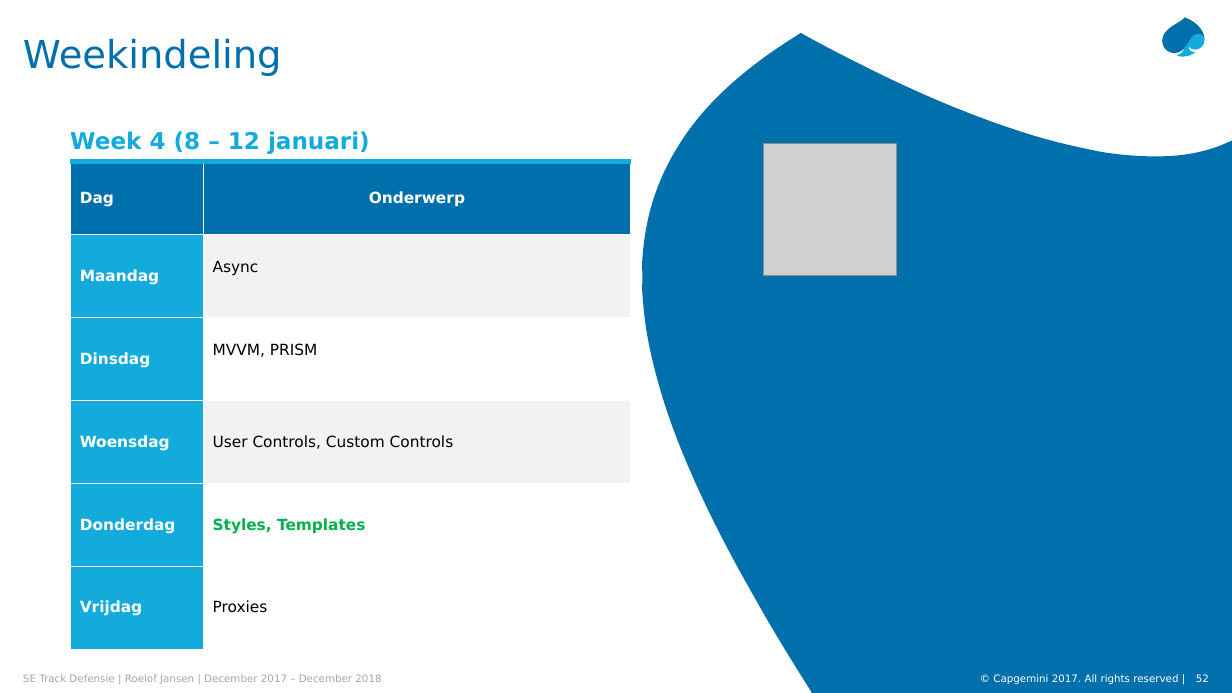
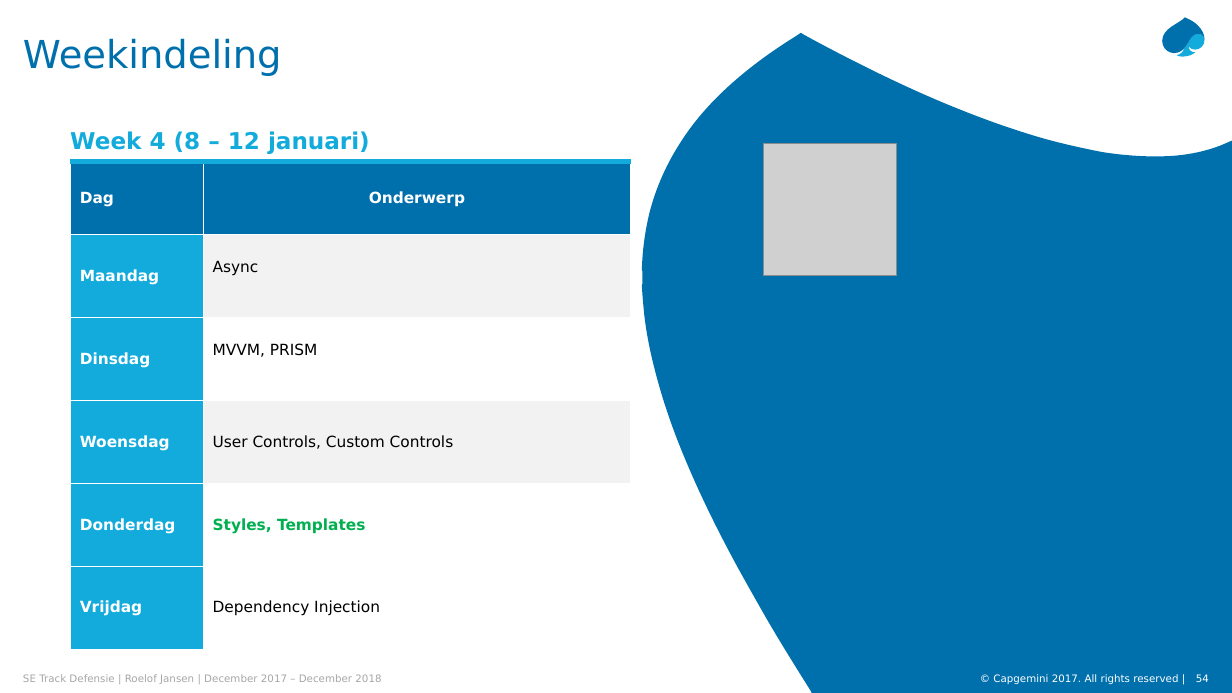
Before and after one commit to RoelofJ/SETrack, a slide deck: slide 54 of SE Track Defensie.pptx (slide 52 before the commit). Drawn at 1232x693 pixels with LibreOffice and Linux fonts; fonts in the diff are those of the drawing; grey boxes stand for pictures. Boxes give left, top, right and bottom in pixels: in the first picture for what was removed or moved away, otherwise in the second. Text is boxed around its words. In the diff, an @@ line names an element or a change of style, - is before the commit and + after.

```diff
--- a/SE Track Defensie.pptx
+++ b/SE Track Defensie.pptx
@@ table at (70,162,630,649) @@
-row 6, column 2: Proxies
+row 6, column 2: Dependency Injection
@@ page number at (1192,674,1205,682): text changed @@
-52
+54
@@ page number at (1196,674,1209,682): text changed @@
-52
+54
```
Also in this commit, not shown: 6 other slides changed, 3 slides added.
